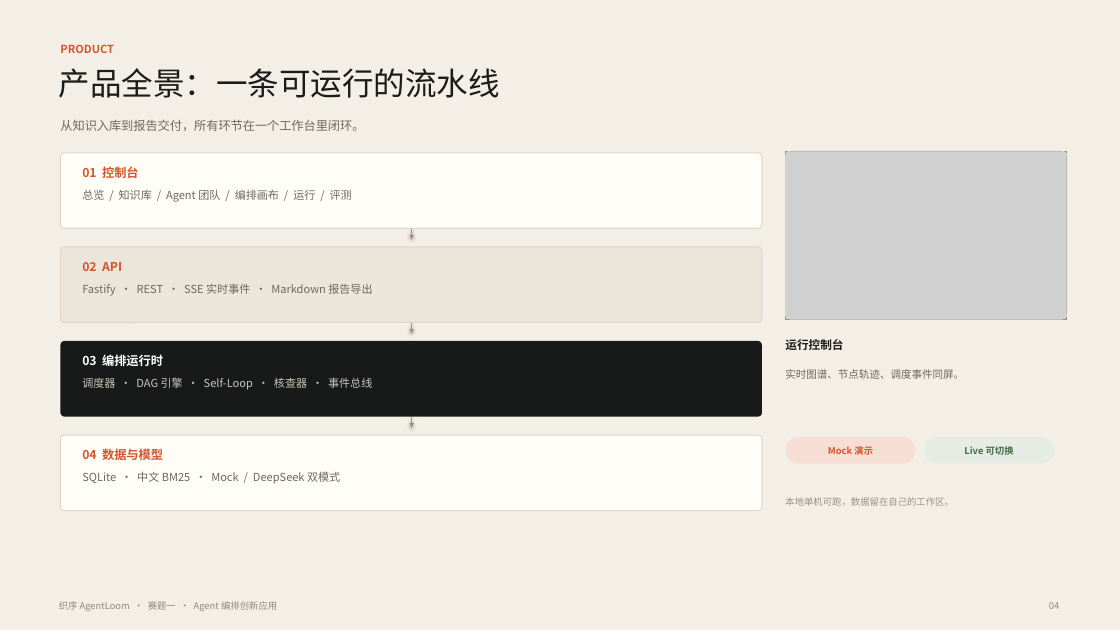
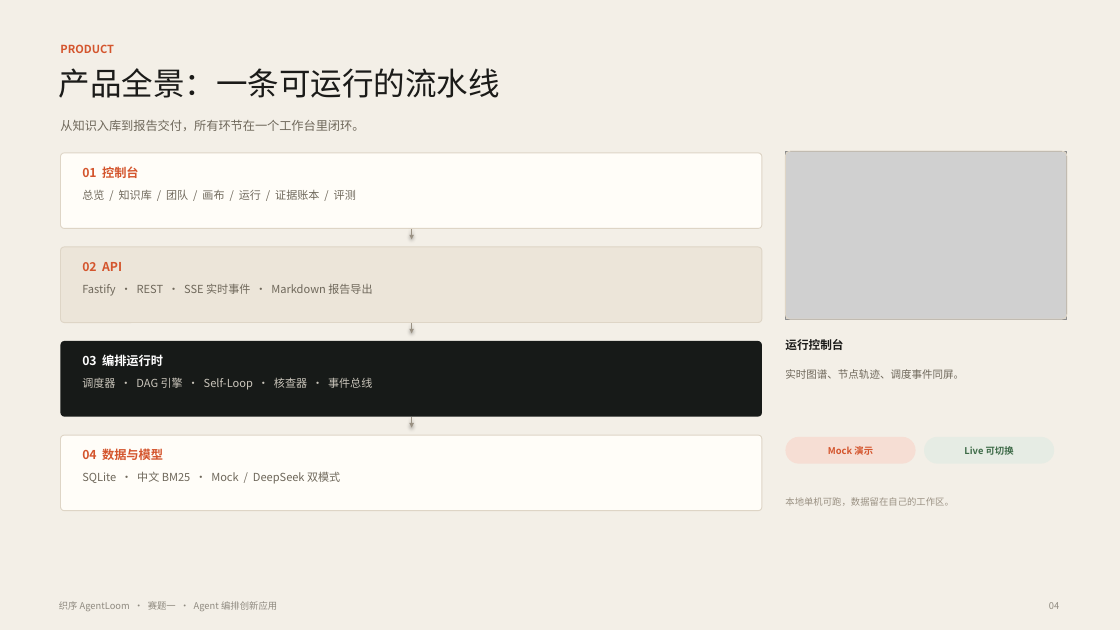
Before and after one commit to zhongqing725/agentloom, a slide deck: slide 4 of deliverables/织序AgentLoom-项目介绍.pptx. Drawn at 1120x630 pixels with LibreOffice and Linux fonts; fonts in the diff are those of the drawing; grey boxes stand for pictures. Boxes give left, top, right and bottom in pixels: in the first picture for what was removed or moved away, otherwise in the second. Text is boxed around its words. In the diff, an @@ line names an element or a change of style, - is before the commit and + after.

```diff
--- a/deliverables/织序AgentLoom-项目介绍.pptx
+++ b/deliverables/织序AgentLoom-项目介绍.pptx
@@ text at box(82, 190, 356, 200): text changed @@
-总览 / 知识库 / Agent 团队 / 编排画布 / 运行 / 评测
+总览 / 知识库 / 团队 / 画布 / 运行 / 证据账本 / 评测
```
Also in this commit, not shown: 1 other slide changed, 1 slide added, 1 slide removed, 17 other files.
